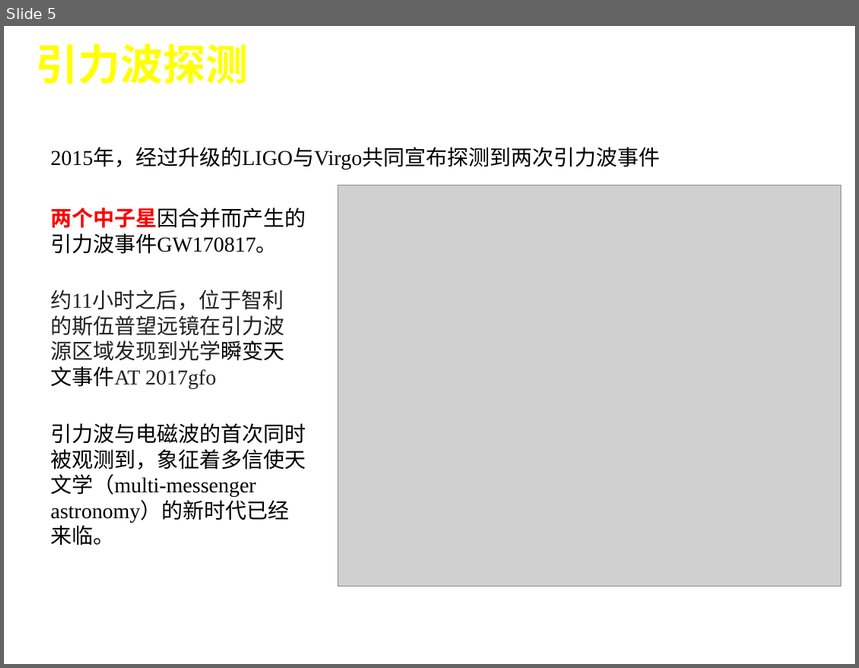
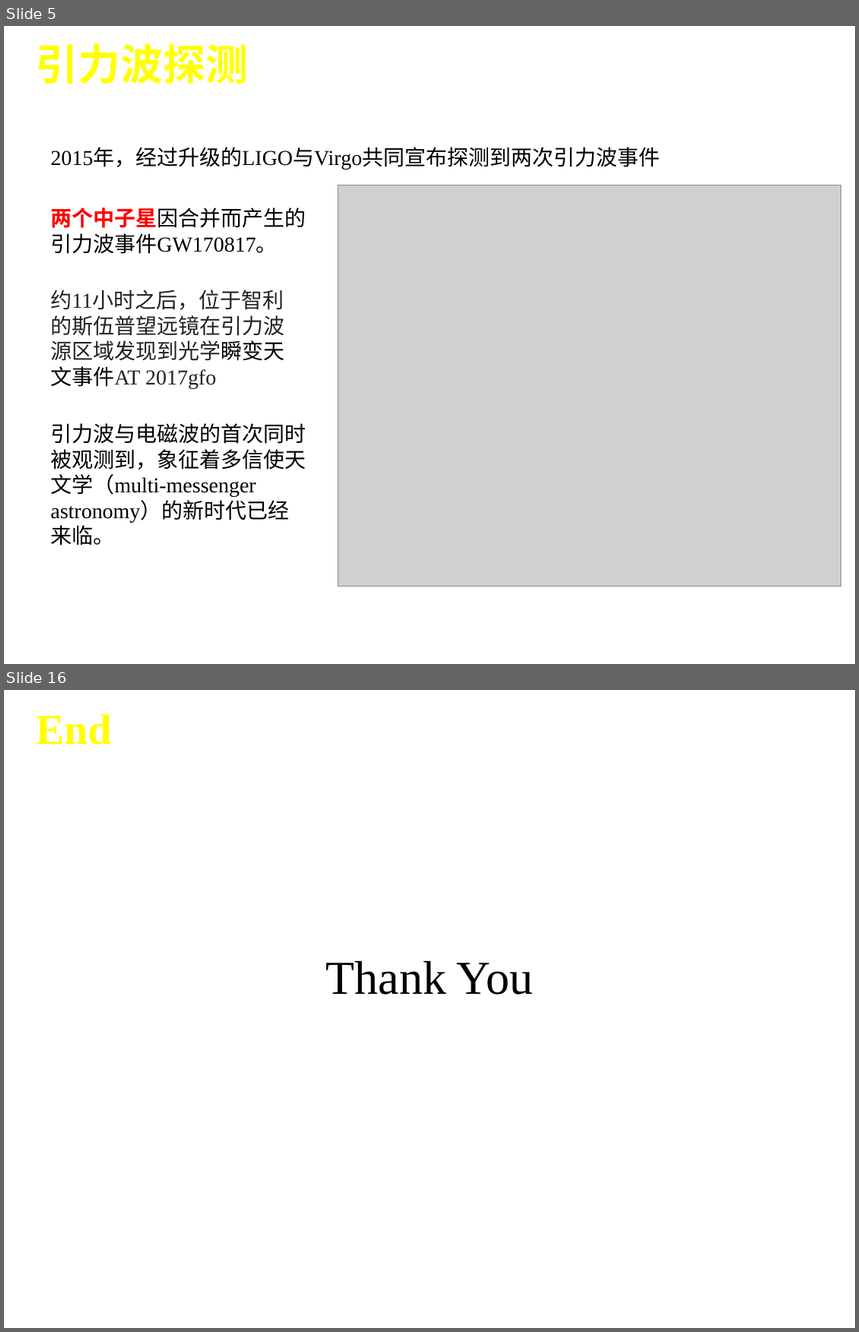
Before and after one commit to cateliu/Test, a slide deck: 第二学年/Report/开题报告/Reference.pptx. Shown one above the other, each under a label of ours: slide 5 before the commit, slides 5 and 16 after it; the slides between them are not shown. The pictures are 859x668 and 859x1332 pixels, drawn with LibreOffice and Linux fonts; fonts in the diff are those of the drawing; grey boxes stand for pictures; background and template pictures are left out. Boxes give left, top, right and bottom in pixels: in the first picture for what was removed or moved away, otherwise in the second. Text is boxed around its words. In the diff, an @@ line names an element or a change of style, - is before the commit and + after.

```diff
--- a/第二学年/Report/开题报告/Reference.pptx
+++ b/第二学年/Report/开题报告/Reference.pptx
@@ slide 16 added at [4, 690, 855, 1328], background #FFFFFF @@
@@ title added at [36, 714, 112, 745], 36 pt, text #FFFF00, bold @@
+End
@@ text added at [326, 961, 534, 995], 40 pt, text #000000 @@
+Thank You
```
Also in this commit, not shown: 3 slides changed, 10 other slides added, 1 slide removed, 7 other files.
